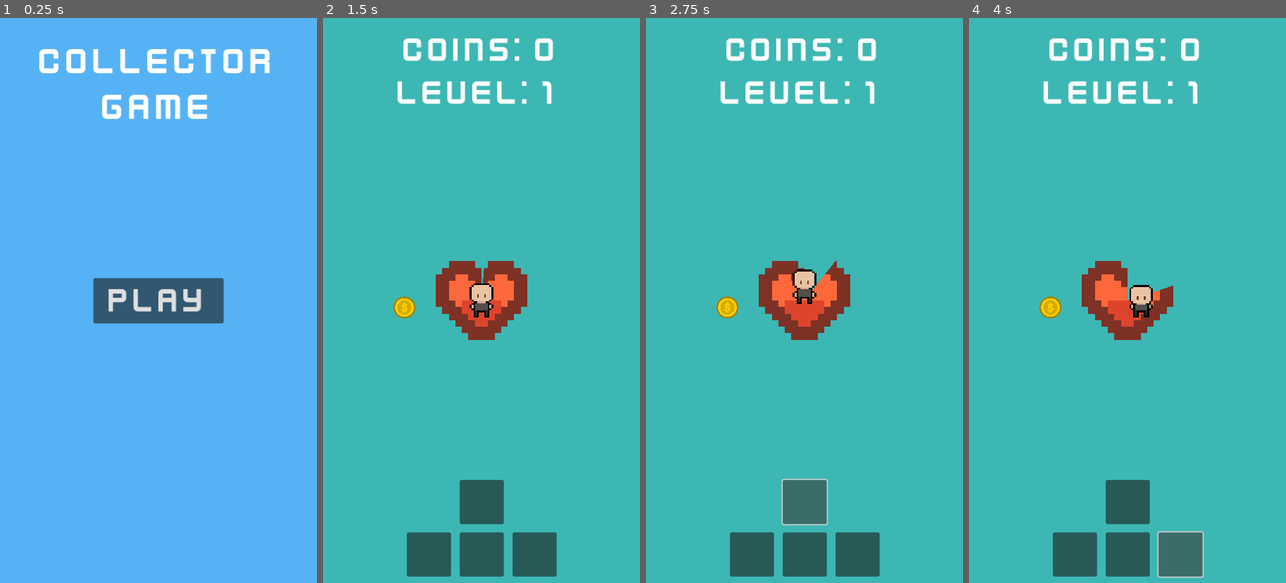
Above: before the commit, frames 1-4 (left to right).
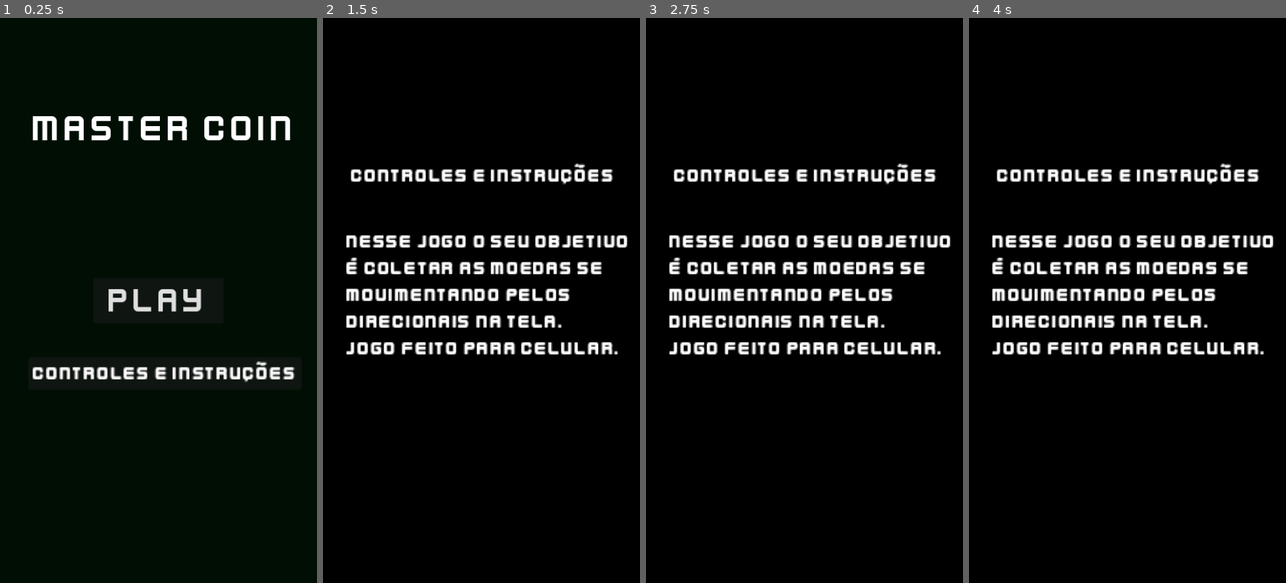
Above: after the commit, the same moments.

Repository: EmanuelPimenta/AtividadeUC9Mobile
Game: Godot game, scene res://Menu.tscn
The game is run twice, just before and just after one commit, with the same random seed, the same clock (stepped at 60 frames per second) and the same inputs.
Inputs (mouse positions are in pixels of both pictures, inside the frame that each line leads up to):
- Up to frame 1 (0.25 s): no input
- Up to frame 2 (1.5 s): click (487, 373) at 0.5 s, where only the run after the commit has a clickable "Controles e Instruções"; click (481, 300) at 1.25 s, where only the run before the commit has a clickable "Play"
- Up to frame 3 (2.75 s): click (804, 503) at 2.02 s
- Up to frame 4 (4 s): click (1127, 554) at 2.77 s; click (1181, 554) at 3.52 s

The runs differ from the first frame. In frame 1, 100% of the frame differs, in the area x 0-100%, y 0-100%; in frame 2, 100%; in frame 3, 100%; in frame 4, 100%.

Commit message:
alterações

Diff:
--- a/Menu.gd
+++ b/Menu.gd
@@ -2,3 +2,7 @@
 
 func _on_play_button_pressed():
 	get_tree().change_scene_to_file("res://Main.tscn")
+
+
+func _on_button_pressed() -> void:
+	get_tree().change_scene_to_file("res://controlesinstrucoes.tscn")
--- a/Menu.tscn
+++ b/Menu.tscn
@@ -19,22 +19,21 @@
 anchor_bottom = 1.0
 grow_horizontal = 2
 grow_vertical = 2
-color = Color(0.335802, 0.700848, 0.958467, 1)
+color = Color(3.76021e-10, 0.0552009, 0.013741, 1)
 
 [node name="TitleLabel" type="Label" parent="."]
 layout_mode = 1
 anchors_preset = 5
 anchor_left = 0.5
 anchor_right = 0.5
-offset_left = -203.0
-offset_top = 36.0
-offset_right = 203.0
-offset_bottom = 187.0
+offset_left = -214.0
+offset_top = 112.0
+offset_right = 237.0
+offset_bottom = 263.0
 grow_horizontal = 2
 theme_override_fonts/font = ExtResource("2_437gn")
 theme_override_font_sizes/font_size = 65
-text = "Collector
-Game"
+text = "Master Coin"
 horizontal_alignment = 1
 vertical_alignment = 1
 
@@ -55,4 +54,25 @@
 theme_override_font_sizes/font_size = 60
 text = "Play"
 
+[node name="Button" type="Button" parent="."]
+layout_mode = 0
+offset_left = 48.0
+offset_top = 576.0
+offset_right = 281.0
+offset_bottom = 602.0
+scale = Vector2(2, 2)
+theme_override_fonts/font = ExtResource("2_437gn")
+text = "Controles e Instruções"
+
+[node name="sobreposicao" type="Label" parent="."]
+layout_mode = 0
+offset_left = 56.0
+offset_top = 584.0
+offset_right = 281.0
+offset_bottom = 607.0
+scale = Vector2(2, 2)
+theme_override_fonts/font = ExtResource("2_437gn")
+text = "Controles e Instruções"
+
 [connection signal="pressed" from="PlayButton" to="." method="_on_play_button_pressed"]
+[connection signal="pressed" from="Button" to="." method="_on_button_pressed"]
--- /dev/null
+++ b/controlesinstrucoes.tscn
@@ -0,0 +1,67 @@
+[gd_scene load_steps=2 format=3 uid="uid://cc6xmo0cn2apg"]
+
+[ext_resource type="FontFile" uid="uid://d154bnr8aqaxq" path="res://kenvector_future_thin.ttf" id="1_3dxap"]
+
+[node name="controles" type="Control"]
+layout_mode = 3
+anchors_preset = 15
+anchor_right = 1.0
+anchor_bottom = 1.0
+grow_horizontal = 2
+grow_vertical = 2
+
+[node name="ColorRect" type="ColorRect" parent="."]
+layout_mode = 0
+offset_right = 544.0
+offset_bottom = 960.0
+color = Color(0, 0, 0, 1)
+
+[node name="controles" type="Label" parent="."]
+layout_mode = 0
+offset_left = 48.0
+offset_top = 248.0
+offset_right = 273.0
+offset_bottom = 271.0
+scale = Vector2(2, 2)
+theme_override_fonts/font = ExtResource("1_3dxap")
+text = "Controles e Instruções"
+
+[node name="sobreposicao1" type="Label" parent="."]
+layout_mode = 0
+offset_left = 48.0
+offset_top = 248.0
+offset_right = 273.0
+offset_bottom = 271.0
+scale = Vector2(2, 2)
+theme_override_fonts/font = ExtResource("1_3dxap")
+text = "Controles e Instruções"
+
+[node name="instrucao" type="Label" parent="."]
+layout_mode = 0
+offset_left = 40.0
+offset_top = 360.0
+offset_right = 282.0
+offset_bottom = 462.0
+scale = Vector2(2, 2)
+theme_override_fonts/font = ExtResource("1_3dxap")
+text = "Nesse Jogo o seu objetivo
+é coletar as moedas se
+movimentando pelos
+direcionais na tela.
+Jogo feito para celular.
+"
+
+[node name="sobreposicao2" type="Label" parent="."]
+layout_mode = 0
+offset_left = 40.0
+offset_top = 360.0
+offset_right = 282.0
+offset_bottom = 462.0
+scale = Vector2(2, 2)
+theme_override_fonts/font = ExtResource("1_3dxap")
+text = "Nesse Jogo o seu objetivo
+é coletar as moedas se
+movimentando pelos
+direcionais na tela.
+Jogo feito para celular.
+"
